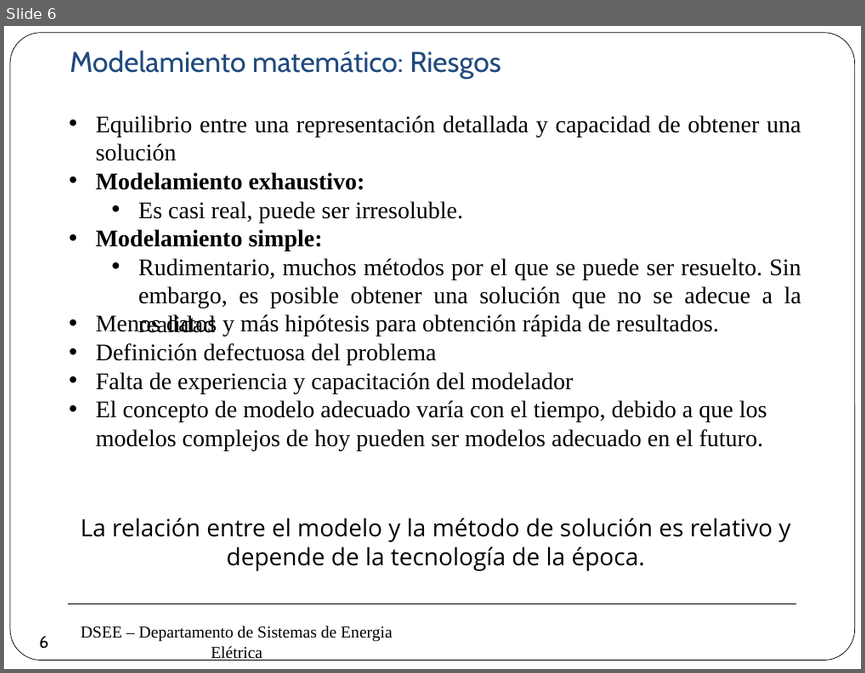
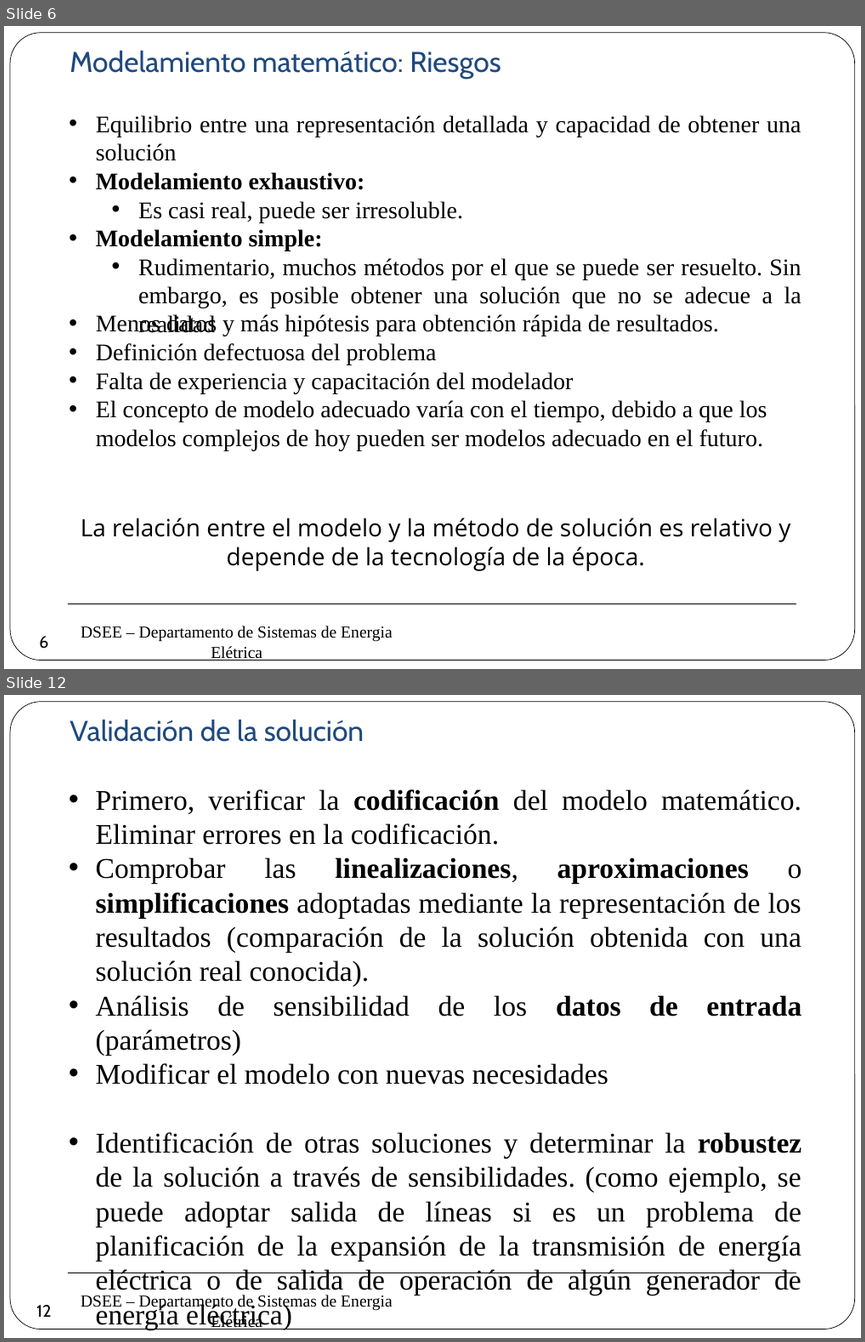
Before and after one commit to erikfilias/Power-Systems-Optimization-using-Julia-Language, a slide deck: 1. Lectures/Introducción a la Optimización aplicada a Sistemas de Energía Eléctrica/Dia 1/2. Modelamiento & Optimización.pptx. Shown one above the other, each under a label of ours: slide 6 before the commit, slides 6 and 12 after it; the slides between them are not shown. The pictures are 865x673 and 865x1342 pixels, drawn with LibreOffice and Linux fonts; fonts in the diff are those of the drawing; background and template pictures are left out. Boxes give left, top, right and bottom in pixels: in the first picture for what was removed or moved away, otherwise in the second. Text is boxed around its words. In the diff, an @@ line names an element or a change of style, - is before the commit and + after.

```diff
--- a/1. Lectures/Introducción a la Optimización aplicada a Sistemas de Energía Eléctrica/Dia 1/2. Modelamiento & Optimización.pptx
+++ b/1. Lectures/Introducción a la Optimización aplicada a Sistemas de Energía Eléctrica/Dia 1/2. Modelamiento & Optimización.pptx
@@ slide 12 added at [4,695,861,1338], background #FFFFFF; not listed: 3 template elements that a slide beside it also shows @@
@@ text added at [69,719,364,742], 24 pt, text #1F497D @@
+Validación de la solución
@@ text added at [96,789,802,1329], 24 pt, text #000000 @@
+• Primero, verificar la codificación del modelo matemático. Eliminar errores en la codificación.
+• Comprobar las linealizaciones, aproximaciones o simplificaciones adoptadas mediante la representación de los resultados (comparación de la solución obtenida con una solución real conocida).
+• Análisis de sensibilidad de los datos de entrada (parámetros)
+• Modificar el modelo con nuevas necesidades
+• Identificación de otras soluciones y determinar la robustez de la solución a través de sensibilidades. (como ejemplo, se puede adoptar salida de líneas si es un problema de planificación de la expansión de la transmisión de energía eléctrica o de salida de operación de algún generador de energía eléctrica)
@@ page number added at [28,1294,61,1327], 14 pt, text #000000 @@
+12
```
Also in this commit, not shown: 7 other slides added, 2 slides removed.
